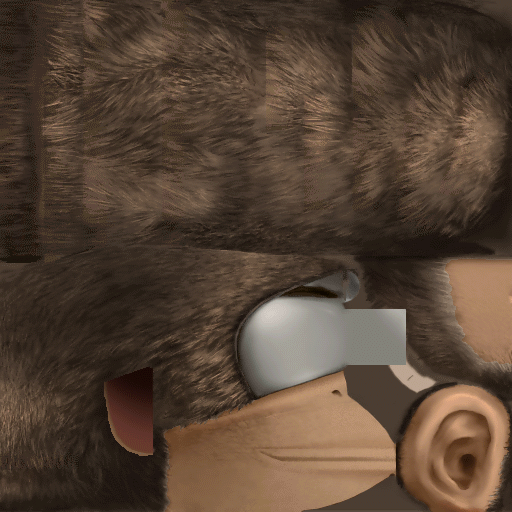
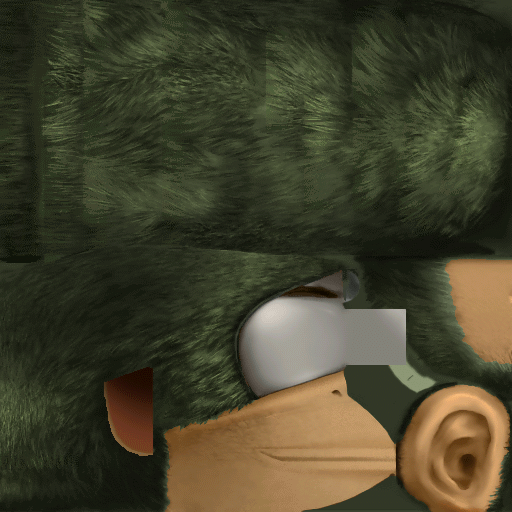
Layers edited between the first and the second 512 x 512 image:
pixels changed over 0, 0, 512, 512 (layer not identified)
